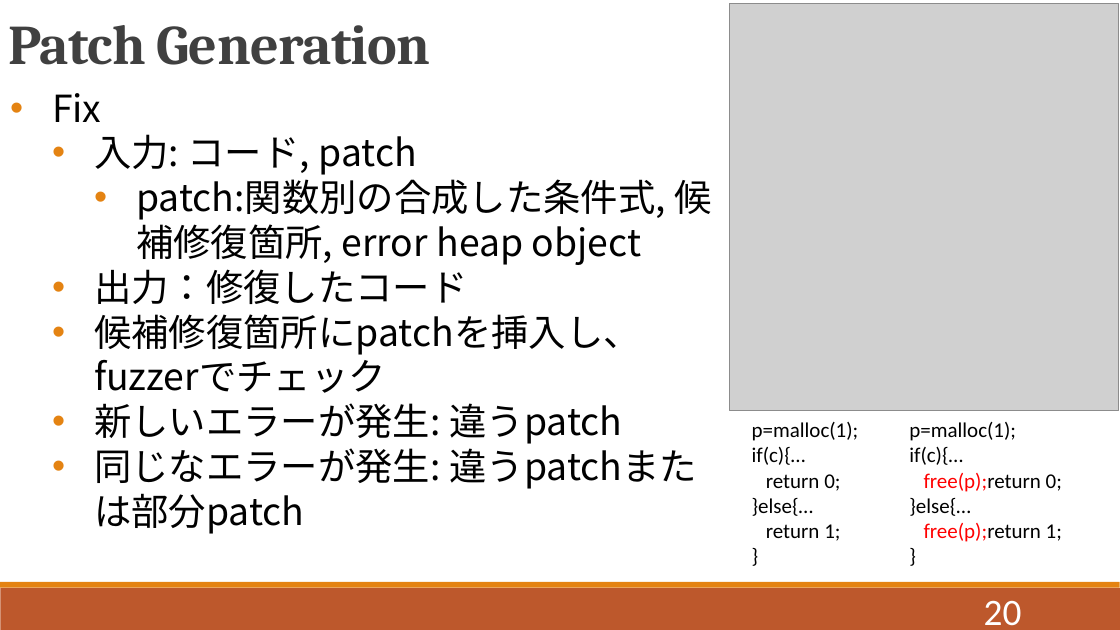
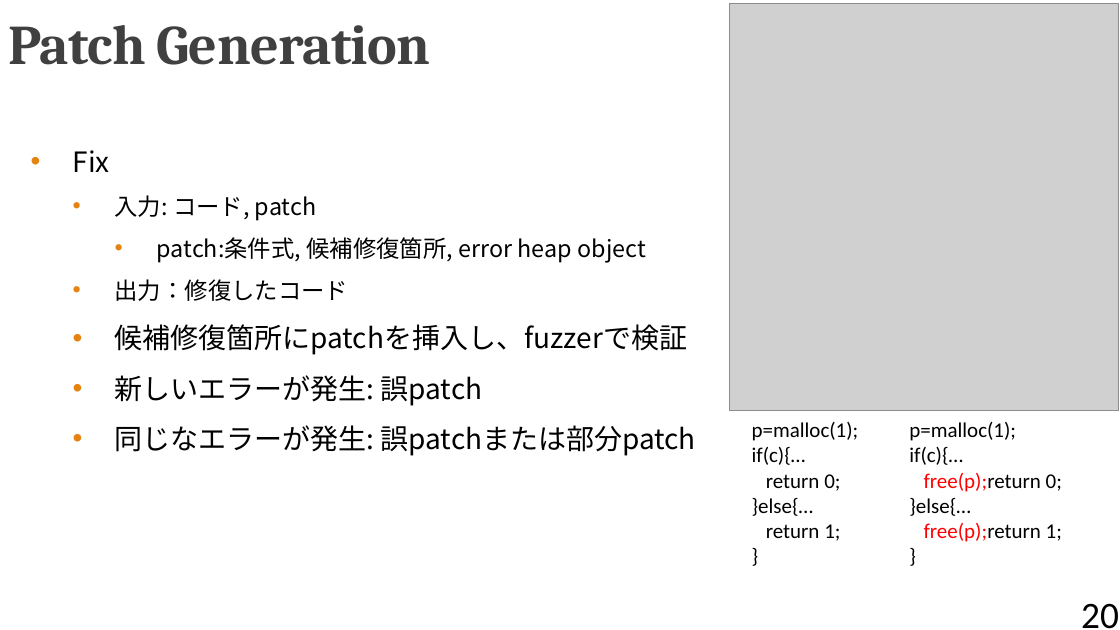
Before and after one commit to QIANZECHANG/MyResearch, a slide deck: slide 20 of 修論/修論発表.pptx. Drawn at 1120x630 pixels with LibreOffice and Linux fonts; fonts in the diff are those of the drawing; grey boxes stand for pictures. Boxes give left, top, right and bottom in pixels: in the first picture for what was removed or moved away, otherwise in the second. Text is boxed around its words. In the diff, an @@ line names an element or a change of style, - is before the commit and + after.

```diff
--- a/修論/修論発表.pptx
+++ b/修論/修論発表.pptx
@@ text "Fix": place and size @@
-text "Fix" at <box>52,93,712,489</box>
+text "Fix" at <box>73,150,696,456</box>
@@ text at <box>73,150,349,301</box>: size 32 to 24 pt in "Fix"; size 32 to 20 pt in "入力: コード, patch", "出力：修復したコード"; line spacing 1 to 1.5 @@
@@ text at <box>157,237,645,263</box>: text changed; size 32 to 20 pt @@
-      • patch:関数別の合成した条件式, 候補修復箇所, error heap object
+      • patch:条件式, 候補修復箇所, error heap object
@@ text at <box>115,324,696,456</box>: text changed; size 32 to 24 pt @@
-    • 候補修復箇所にpatchを挿入し、fuzzerでチェック
-    • 新しいエラーが発生: 違うpatch
-    • 同じなエラーが発生: 違うpatchまたは部分patch
+    • 候補修復箇所にpatchを挿入し、fuzzerで検証
+    • 新しいエラーが発生: 誤patch
+    • 同じなエラーが発生: 誤patchまたは部分patch
@@ rectangle removed at <box>0,588,1120,630</box> @@
@@ rectangle removed at <box>0,582,1120,588</box> @@
@@ page number: place and size @@
-page number at <box>984,600,1022,626</box>
+page number at <box>1081,603,1119,629</box>
@@ page number at <box>1081,603,1119,629</box>: text colour #FFFFFF to #000000 @@
```
Also in this commit, not shown: 33 other slides changed, 2 slides added, 3 slides removed, 14 other files.
